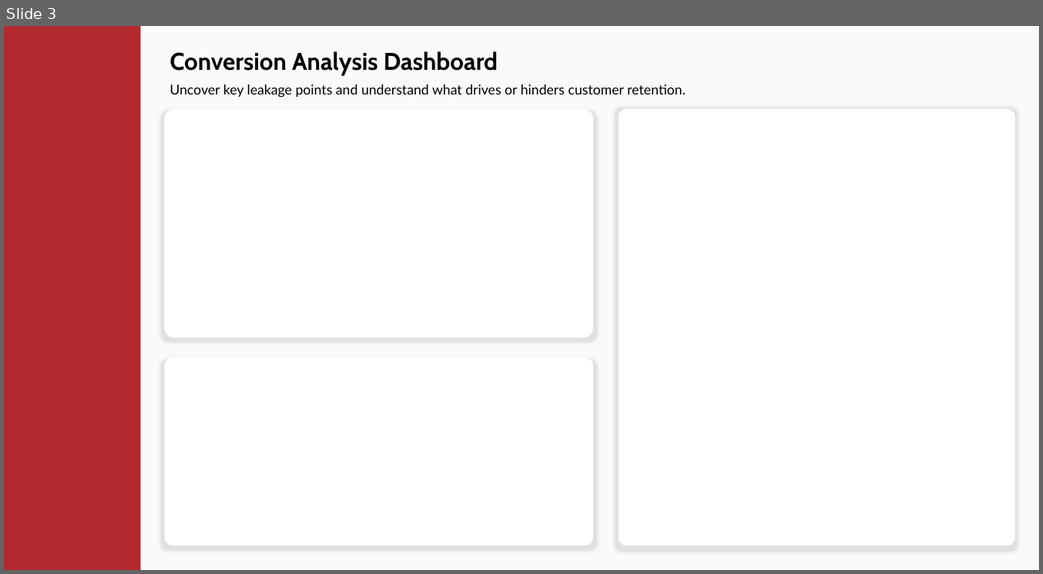
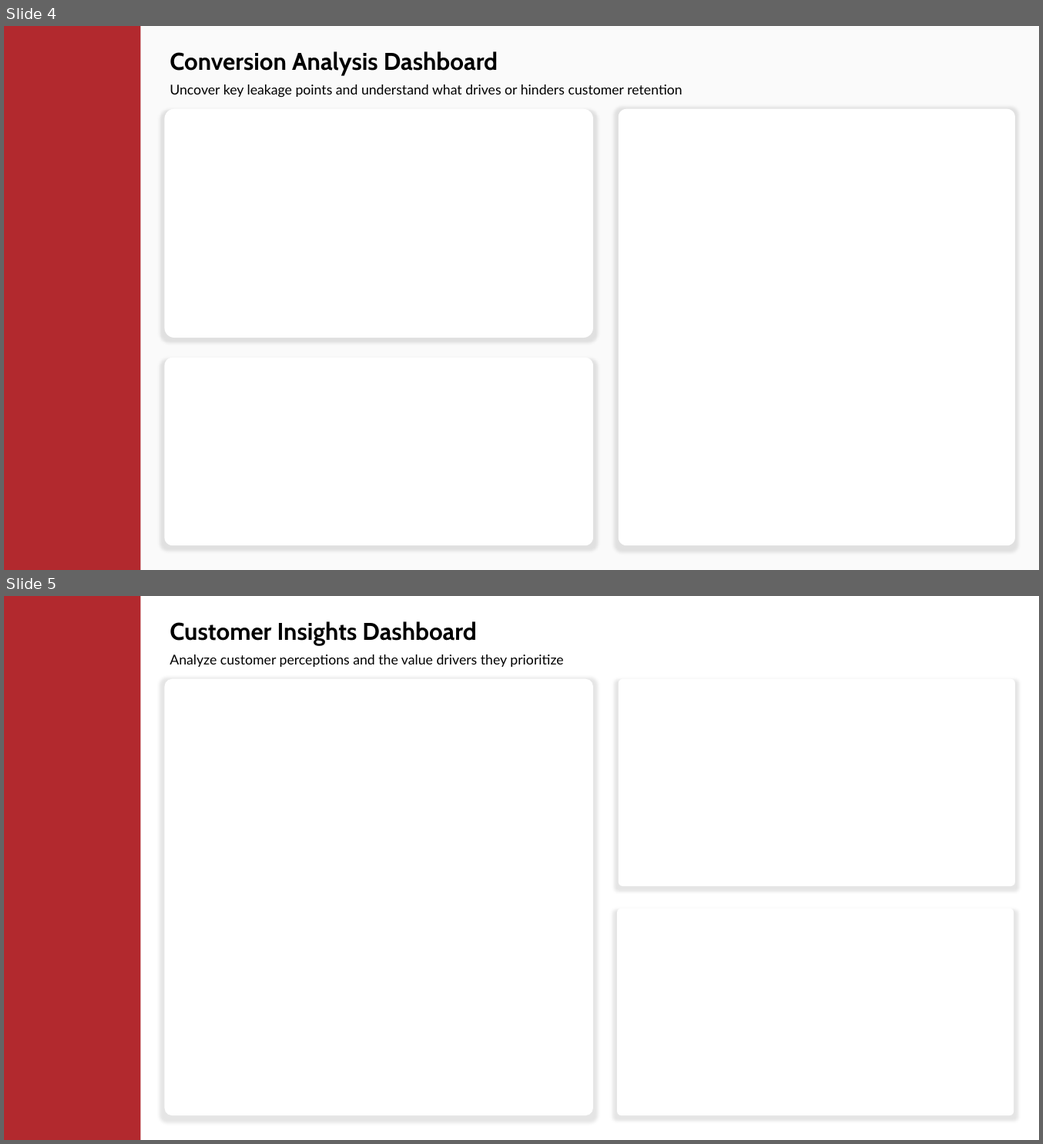
Before and after one commit to Truong2003-tqd/Highlands-Customer-Analysis, a slide deck: Power BI Report/Background/Dashboard Layout.pptx. Shown one above the other, each under a label of ours: slide 3 before the commit, slides 4 and 5 after it. The pictures are 1043x574 and 1043x1144 pixels, drawn with LibreOffice and Linux fonts; fonts in the diff are those of the drawing. Boxes give left, top, right and bottom in pixels: in the first picture for what was removed or moved away, otherwise in the second. Text is boxed around its words. In the diff, an @@ line names an element or a change of style, - is before the commit and + after.

```diff
--- a/Power BI Report/Background/Dashboard Layout.pptx
+++ b/Power BI Report/Background/Dashboard Layout.pptx
@@ slide 5 added at bbox=[4, 596, 1039, 1140], background #FFFFFF @@
@@ round same rect added at bbox=[4, 596, 141, 1140], fill #B2292E @@
@@ text added at bbox=[170, 621, 563, 667], 18 pt, text #000000 @@
+Customer Insights Dashboard
+Analyze customer perceptions and the value drivers they prioritize
@@ rounded rectangle added at bbox=[165, 679, 593, 1117], fill #FFFFFF @@
@@ rounded rectangle added at bbox=[618, 679, 1015, 886], fill #FFFFFF @@
@@ rounded rectangle added at bbox=[617, 909, 1013, 1117], fill #FFFFFF @@
@@ what was slide 3 is now slide 4 @@
@@ slide 4 changed as well @@
@@ text at bbox=[170, 85, 682, 98]: text changed @@
-Uncover key leakage points and understand what drives or hinders customer retention.
+Uncover key leakage points and understand what drives or hinders customer retention
```
Also in this commit, not shown: 5 other slides changed, 5 other files.
